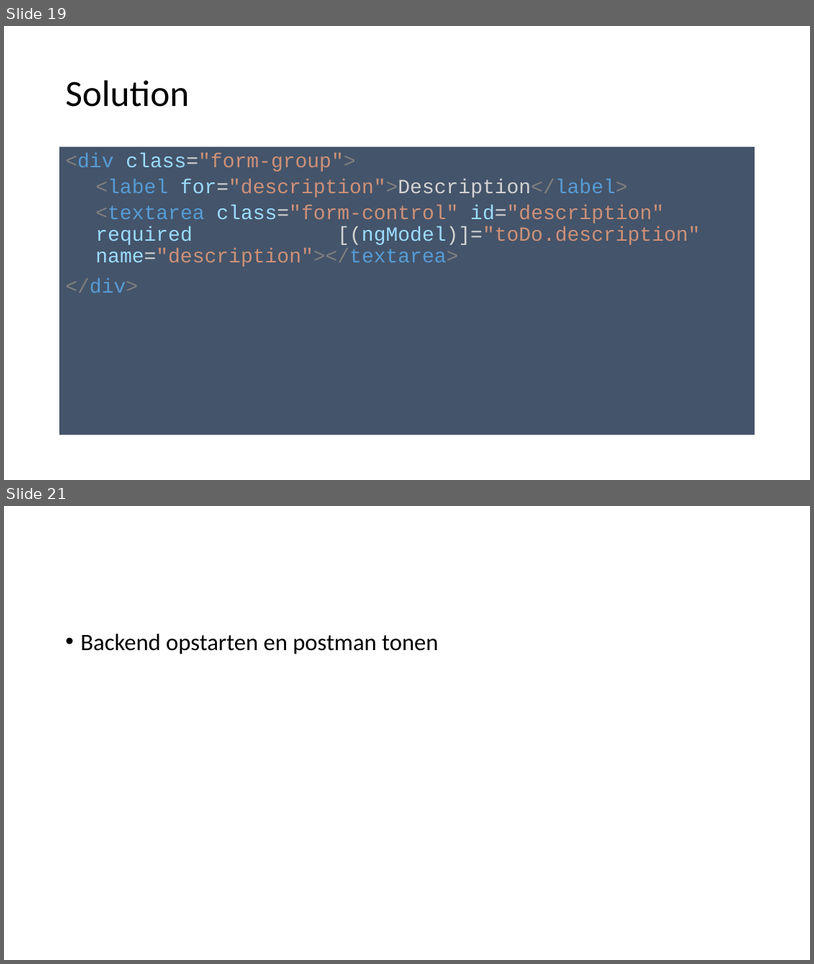
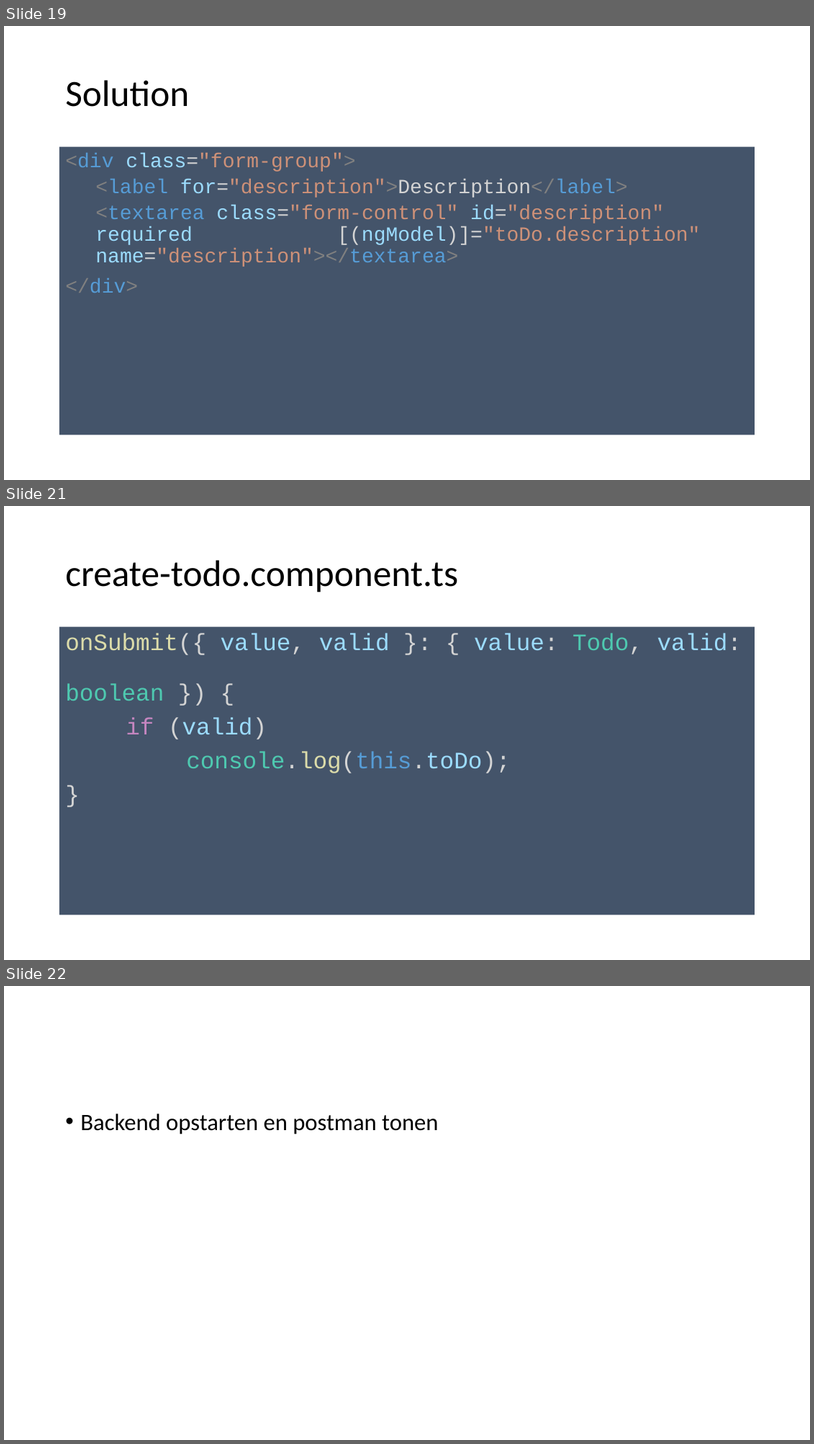
Before and after one commit to spirit-coding/todo-app-aj33349, a slide deck: Angular2.pptx. Shown one above the other, each under a label of ours: slides 19 and 21 before the commit, slides 19, 21 and 22 after it; the slides between them are not shown. The pictures are 814x964 and 814x1444 pixels, drawn with LibreOffice and Linux fonts; fonts in the diff are those of the drawing. Boxes give left, top, right and bottom in pixels: in the first picture for what was removed or moved away, otherwise in the second. Text is boxed around its words. In the diff, an @@ line names an element or a change of style, - is before the commit and + after.

```diff
--- a/Angular2.pptx
+++ b/Angular2.pptx
@@ slide 21 added at bbox=[4, 506, 810, 960], background #FFFFFF @@
@@ title added at bbox=[65, 560, 458, 592], 44 pt, text #000000 @@
+create-todo.component.ts
@@ text added at bbox=[59, 627, 756, 915], fill #44546A, 28 pt, text #9CDCFE @@
+onSubmit({ value, valid }: { value: Todo, valid: boolean }) {
+if (valid)
+console.log(this.toDo);
+}
@@ what was slide 21 is now slide 22 @@
```
Also in this commit, not shown: 9 slides changed, 4 other slides added, 3 other files.
